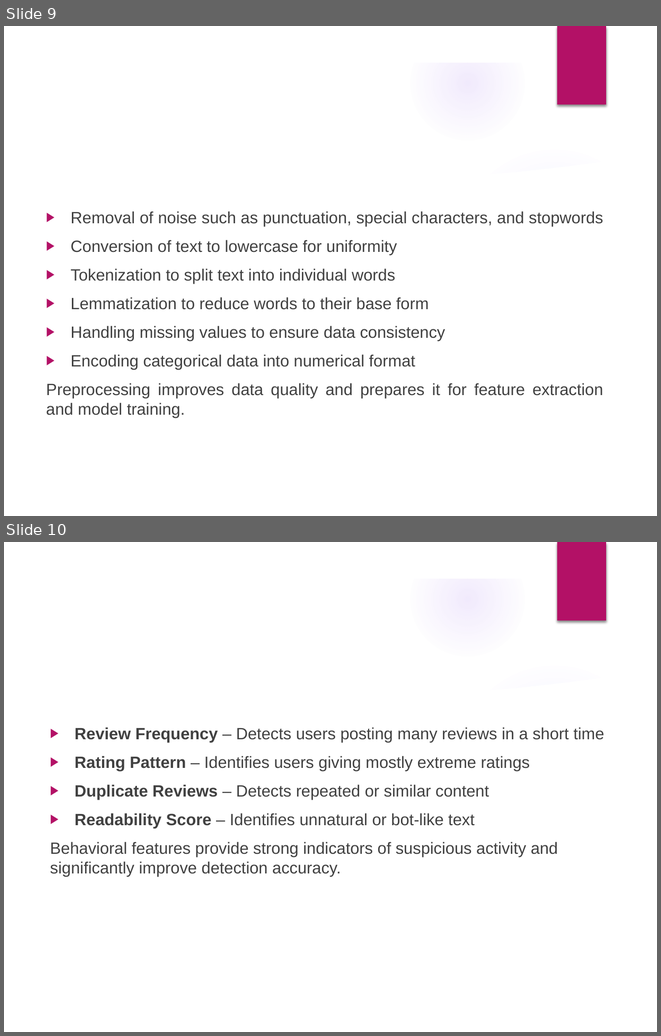
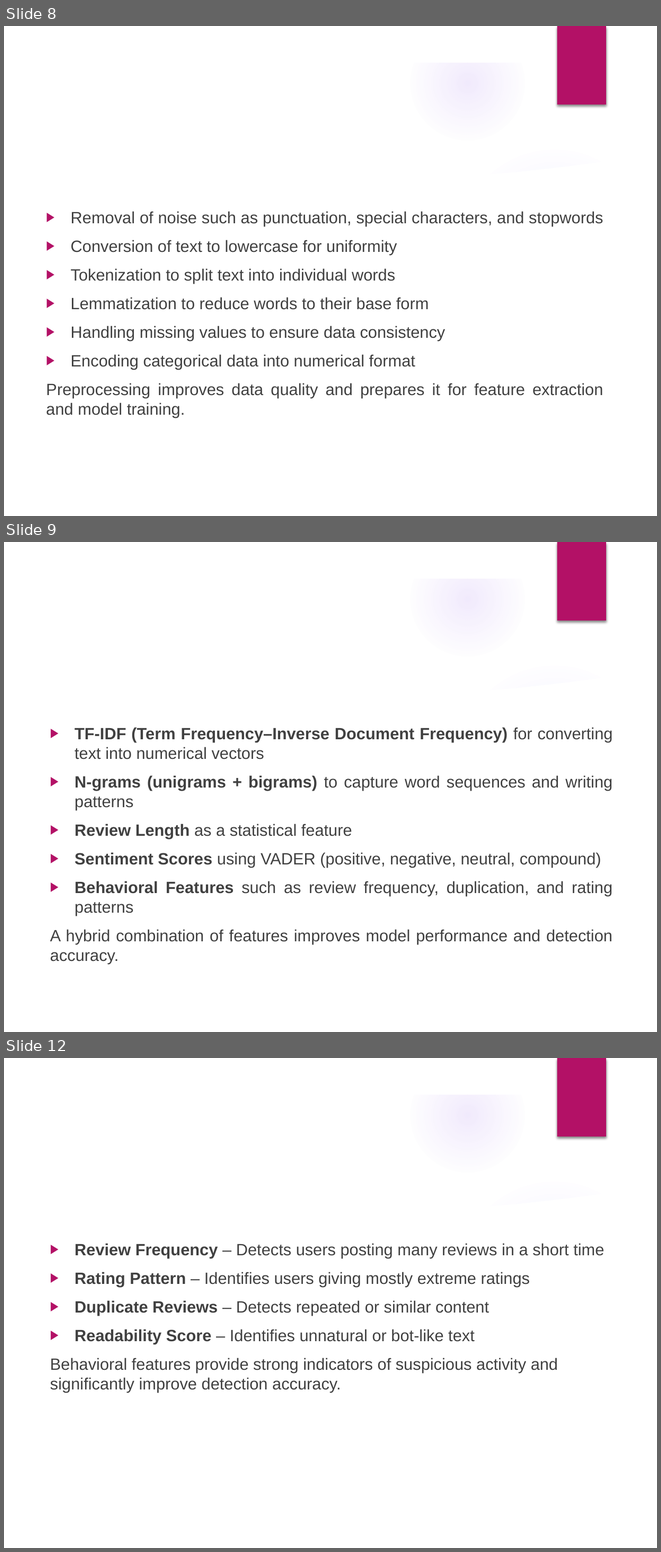
Before and after one commit to 24-Pranav/Fake_Review_Detection, a slide deck: documentation/Fake_Review_Detection_Presentation.pptx. Shown one above the other, each under a label of ours: slides 9 and 10 before the commit, slides 8, 9 and 12 after it; the slides between them are not shown. The pictures are 661x1036 and 661x1552 pixels, drawn with LibreOffice and Linux fonts; fonts in the diff are those of the drawing; background and template pictures are left out. Boxes give left, top, right and bottom in pixels: in the first picture for what was removed or moved away, otherwise in the second. Text is boxed around its words. In the diff, an @@ line names an element or a change of style, - is before the commit and + after.

```diff
--- a/documentation/Fake_Review_Detection_Presentation.pptx
+++ b/documentation/Fake_Review_Detection_Presentation.pptx
@@ slide 9 added at bbox=[4, 542, 657, 1032], background picture (left out); not listed: 9 template elements that a slide beside it also shows @@
@@ text added at bbox=[50, 727, 613, 964], 18 pt, text #404040 @@
+▶ TF-IDF (Term Frequency–Inverse Document Frequency) for converting text into numerical vectors
+▶ N-grams (unigrams + bigrams) to capture word sequences and writing patterns
+▶ Review Length as a statistical feature
+▶ Sentiment Scores using VADER (positive, negative, neutral, compound)
+▶ Behavioral Features such as review frequency, duplication, and rating patterns
+A hybrid combination of features improves model performance and detection accuracy.
@@ title added at bbox=[301, 823, 352, 836], 32 pt, text #FFFFFF @@
+Feature Extraction
@@ what was slide 9 is now slide 8 @@
@@ what was slide 10 is now slide 12 @@
```
Also in this commit, not shown: 7 slides changed, 1 other slide added, 1 other file.
